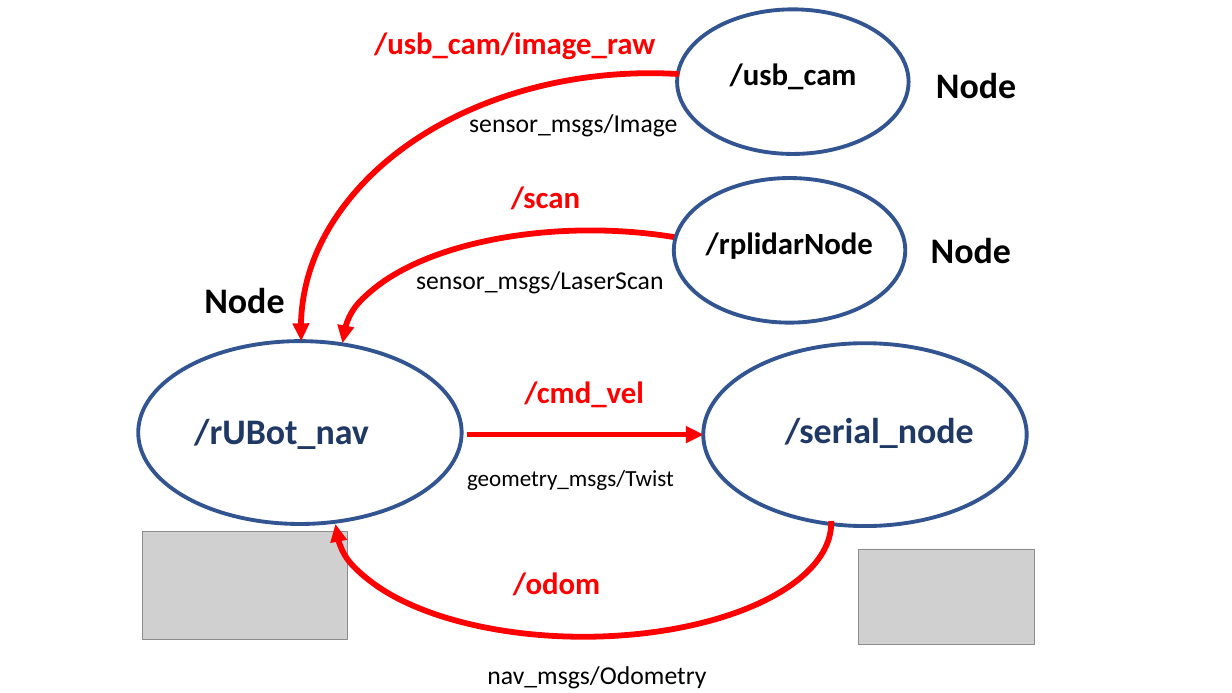
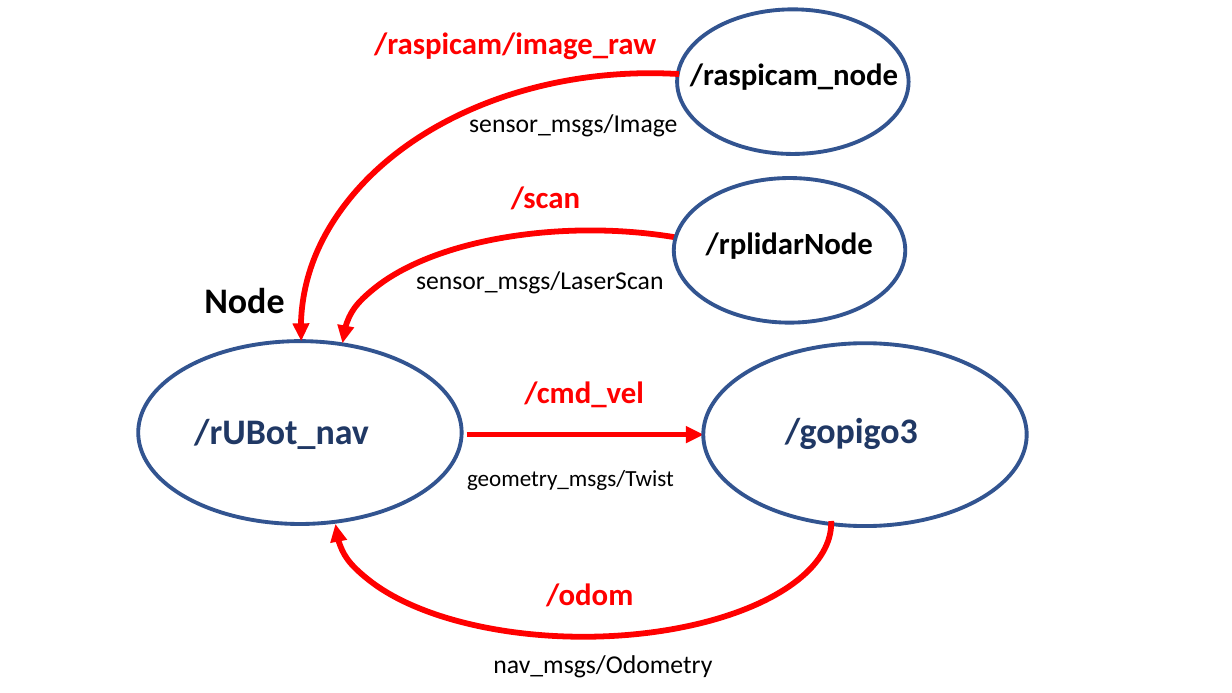
Before and after one commit to manelpuig/rUBot_gopigo_ws, a slide deck: slide 2 of Documentation/Images/gopigo_figures.pptx. Drawn at 1232x693 pixels with LibreOffice and Linux fonts; fonts in the diff are those of the drawing; grey boxes stand for pictures. Boxes give left, top, right and bottom in pixels: in the first picture for what was removed or moved away, otherwise in the second. Text is boxed around its words. In the diff, an @@ line names an element or a change of style, - is before the commit and + after.

```diff
--- a/Documentation/Images/gopigo_figures.pptx
+++ b/Documentation/Images/gopigo_figures.pptx
@@ text at box(374, 32, 656, 60): text changed @@
-/usb_cam/image_raw
+/raspicam/image_raw
@@ text at box(690, 63, 898, 90): text changed @@
-/usb_cam
+/raspicam_node
@@ text removed at box(936, 72, 1016, 99) @@
-Node
@@ text removed at box(931, 237, 1011, 264) @@
-Node
@@ text at box(785, 417, 918, 449): text changed @@
-/serial_node
+/gopigo3
@@ picture removed at box(143, 531, 348, 639) @@
@@ picture removed at box(859, 549, 1034, 645) @@
@@ text "/odom": place and size @@
-text "/odom" at box(513, 572, 600, 596)
+text "/odom" at box(546, 583, 633, 607)
@@ text "nav_msgs/Odometry": place and size @@
-text "nav_msgs/Odometry" at box(487, 666, 706, 689)
+text "nav_msgs/Odometry" at box(493, 655, 712, 678)
```
Also in this commit, not shown: 1 other slide changed, 1 slide added, 5 other files.
